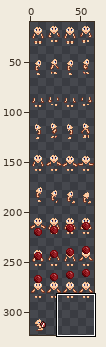
Two states of a sprite sheet, [LittleNPC] The Farmer's Children Art - Deluxe/assets/Characters/Female/Olivia/Skin/Vanilla.png. The first picture is a wide view before the edit; the outline marks the close-up.
Close-up. Earlier state:
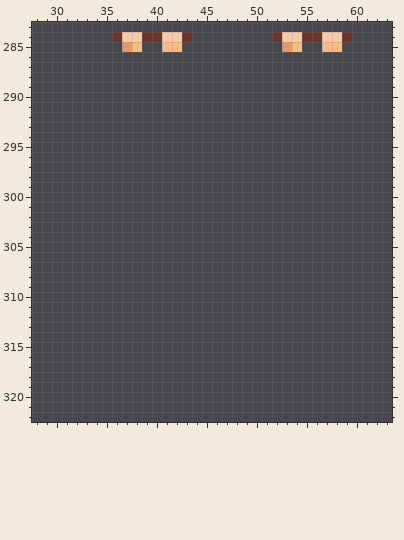
The file is 64x416 pixels. Pixels under 10% opacity are left out. Colours within 5 levels of each other are drawn and written as one. Shown: x 28..63, y 283..322. The wide view leaves out empty margins.
The same view after the edit:
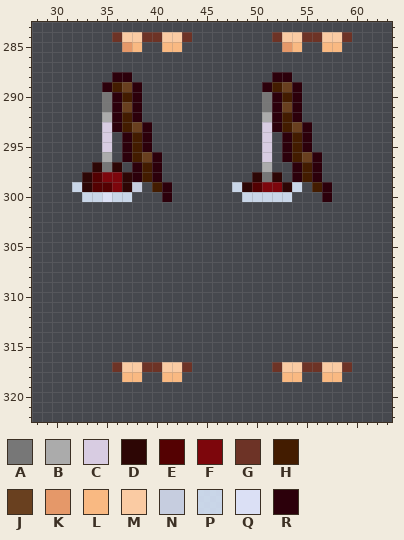
Palette (. is transparent): A #777777  B #ababab  C #d8cce2  D #2d0605  E #540102  F #7d060c  G #6d3326  H #431c00  J #69401f  K #e59869  L #f9b982  M #facba3  N #c6cddf  P #ddebffde  Q #dbe0f5  R #2c000b
What changed:
y 288: x 36..37 .. -> RR; x 52..53 .. -> RR
y 289: x 35..38 .... -> RHJR; x 51..54 .... -> RHJR
y 290: x 35..38 .... -> ARHR; x 51..54 .... -> ARHR
y 291: x 35..38 .... -> ARJR; x 51..54 .... -> ARJR
y 292: x 35..38 .... -> BRHR; x 51..54 .... -> BRHR
y 293: x 35..39 ..... -> CRHJR; x 51..55 ..... -> CRHJR
y 294..295: x 35 . -> C; x 37..39 ... -> RHR; x 51 . -> C; x 53..55 ... -> RHR
y 296: x 35 . -> B; x 37..40 .... -> RHJR; x 51 . -> C; x 53..56 .... -> RHJR
y 297: x 34..36 ... -> DAD; x 38..40 ... -> RHR; x 51 . -> B; x 54..56 ... -> RHR
y 298: x 33..40 ........ -> DEFFDRHR; x 50..52 ... -> DAD; x 54..56 ... -> RHR
y 299: x 32..38 ....... -> PDEEFDN; x 40..41 .. -> HR; x 48..54 ....... -> PDEFFDP; x 56..57 .. -> HR
y 300: x 33..37 ..... -> PPQPP; x 41 . -> R; x 49..53 ..... -> PPPPP; x 57 . -> R
y 317: x 36..43 ........ -> GMMGGMMG; x 52..59 ........ -> GMMGGMMG
y 318: x 37..38 .. -> LL; x 41..42 .. -> LL; x 53..54 .. -> LL; x 57..58 .. -> LL
